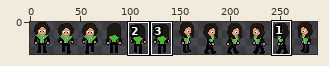
Two versions of one sprite sheet, Orville/Assets/AllCharacters/Characters/ClaireFinn.png. The picture above shows the old version from afar; the outline marks the close-up.
Close-up. As it was:
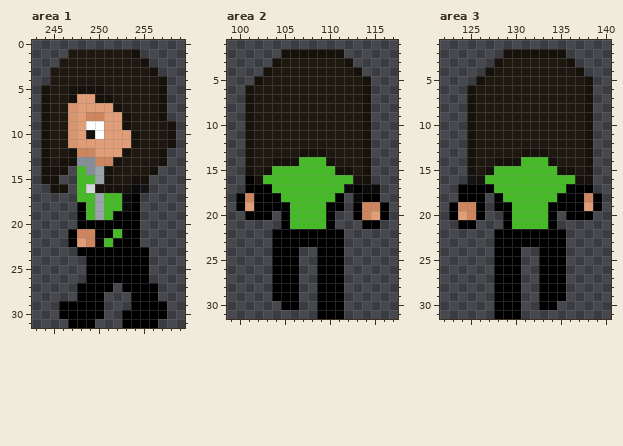
The file is 288x32 pixels. Colours within 5 levels of each other are drawn and written as one. Shown: area 1: x 243..259, y 0..31; area 2: x 99..117, y 1..31; area 3: x 122..140, y 1..31. The wide view leaves out empty margins. The commit also changed other parts of the picture, which this record leaves out.
Now the later version:
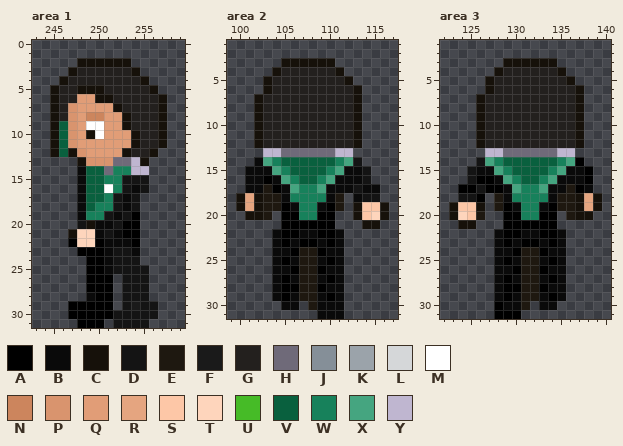
Palette (. is transparent): A #000000  B #0a0a0a  C #16110a  D #141414  E #1e1810  F #1a1a1a  G #23201e  H #6f6a79  J #858f98  K #9ba3aa  L #d5d7d9  M #ffffff  N #cc855d  P #d9946e  Q #e19d77  R #e5a580  S #fdc7a7  T #fed5bc  U #46bb27  V #09603e  W #17815b  X #45a580  Y #bfb6d0
Changes in this commit:
Changed rows in their new state; - is an unchanged pixel.
Area 1:
first column x 244:
 1 ---........----
 2 --..CCCCCC..---
 3 -..CGGGGGGC..--
 4 -.CGGGGGGGGC..-
 5 .CGG---GGGGGC.-
 6 .CGG----GGGGG--
 7 .CG------GGGG--
 8 .CG-------GGG--
 9 .CV-------GGGC.
10 .CV--------GGC.
11 .CV--------GGC.
12 .CV-PQ----GGC.-
13 ....CPPPHHYC..-
14 ...-BVVHWWYY.--
15 ..--BVVWWDDD---
16 -..-BVVMWD-----
17 ----BVVWD-D----
18 ----BVWWD-D----
19 ----BWWDBD-----
20 ----DCBBD------
21 ---CTTBDB------
22 ----TT-BBB-----
23 -------BDDB.---
24 -------BDDD.---
25 -------BDDDD---
26 --------.DDD---
27 ----.----DDD.--
28 ----.B-A-DDD.--
29 --.----A-DFDD.-
30 --.----ADDDDD.-
31 ---.--A-DDDD.--
Area 2:
first column x 100:
 2 -----.......-----
 3 ----.CCCCCC..----
 4 ---.CGGGGGGC..---
 5 --.CGGGGGGGGC..--
 6 -..CGGGGGGGGGC.--
 7 -.CGGGGGGGGGGC.--
 8 -.CGGGGGGGGGGC.--
 9 -.CGGGGGGGGGGC.--
10 -.CGGGGGGGGGGC.--
11 -.CGGGGGGGGGGC.--
12 -.CGGGGGGGGGGC.--
13 -..YYHHHHHHYY..--
14 -.BXWVVVVVVWXD.--
15 -BBBXWVVVVWXBBD--
16 -BBABXWVVWXBBBD--
17 -BBEABXWWXBB-D---
18 CRCEEBWWWWBE--DD-
19 CRCEE-BWWB-E-CSSC
20 -CCE--AWWA---CSTC
21 ------AAAA----CC-
22 ----B--BB--B-----
23 ----B-B--B-B-----
24 ----BB-EE-BB-----
25 ----B-BEEB-B-----
26 ----BB-EE-BB-----
27 ----B-BEEB-B-----
28 ----B--EE-BB-----
29 ----B-BEEB-B-----
30 -----BB-EBBB-----
31 ---------BBB-----
Area 3:
first column x 123:
 2 ------.......----
 3 -----.CCCCCC..---
 4 ----.CGGGGGGC..--
 5 ---.CGGGGGGGGC..-
 6 --..CGGGGGGGGGC.-
 7 --.CGGGGGGGGGGC.-
 8 --.CGGGGGGGGGGC.-
 9 --.CGGGGGGGGGGC.-
10 --.CGGGGGGGGGGC.-
11 --.CGGGGGGGGGGC.-
12 --.CGGGGGGGGGGC.-
13 --..YYHHHHHHYY..-
14 --.DXWVVVVVVWXA.-
15 --DBBXWVVVVWXBBA-
16 ---AABXWVVWXBBBA-
17 ---D-ABXWWXBBE-B-
18 -DD--EBWWWWBEECRC
19 CSSC-E-BWWB-EECRC
20 CTSE---AWWA--ECC-
21 -CC----AAAA------
22 -----B--BB--B----
23 -----B-B--B-B----
24 -----BB-EE-BB----
25 -----B-BEEB-B----
26 -----BB-EE-BB----
27 -----B-BEEB-B----
28 -----B--EE-BB----
29 -----B-BEEB-B----
30 ------BBE-BB-----
